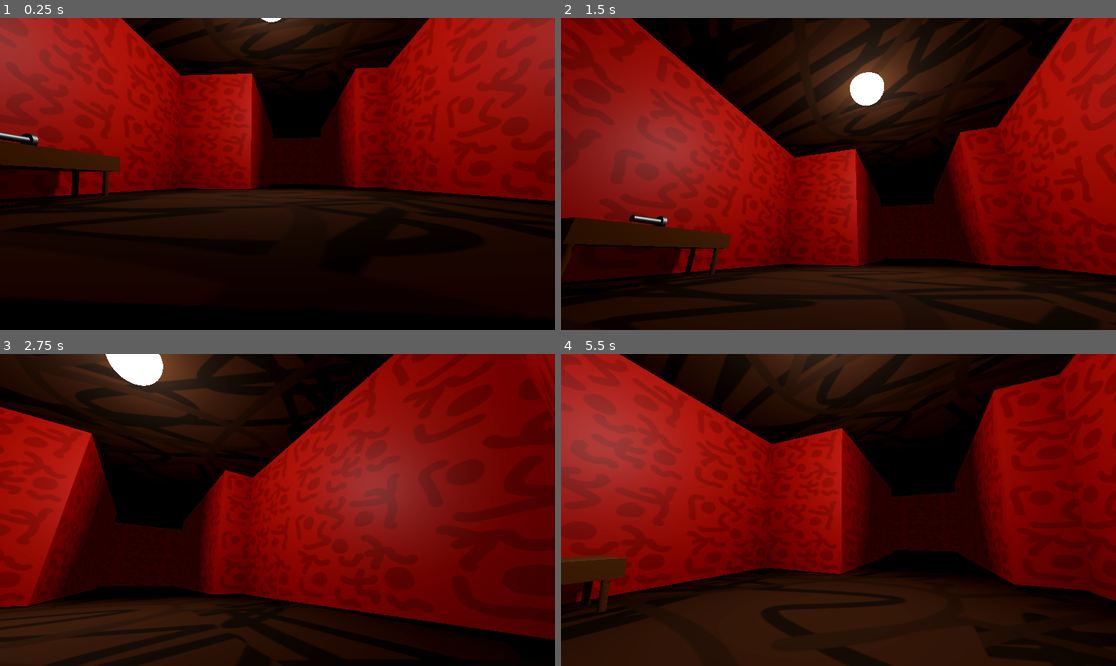
Above: before the commit, frames 1-4 (two rows, left to right).
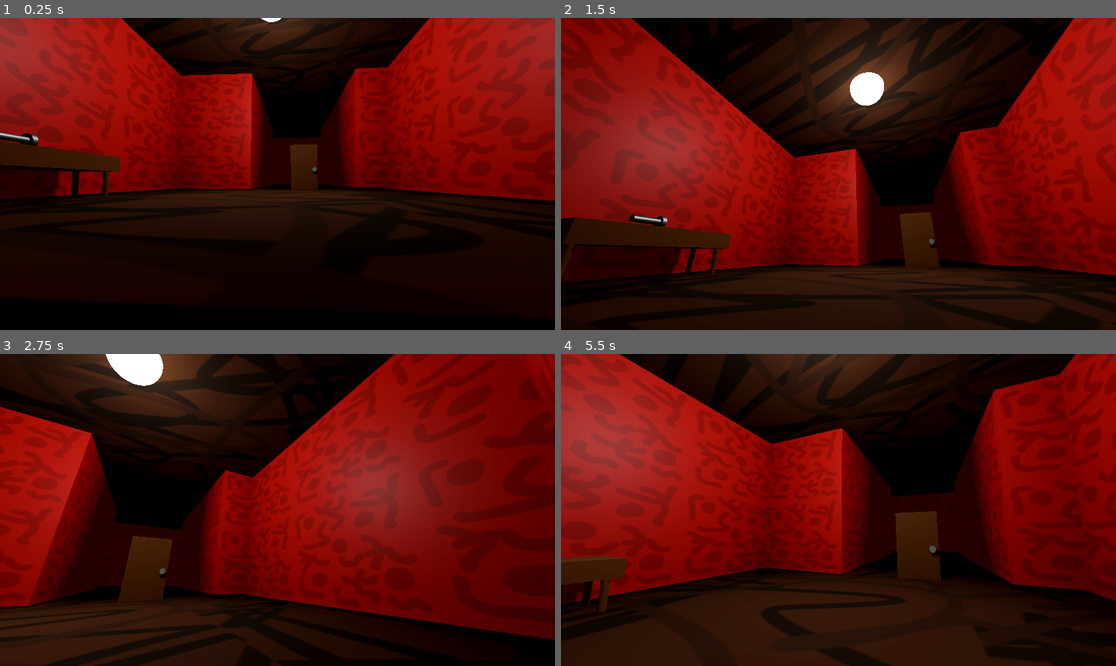
Above: after the commit, the same moments.

Repository: christiannoll/Basic3DGame
Game: Godot game, scene res://Scenes/level.tscn
Two runs of this game, one before a commit and one after it. Both use one fixed random seed, a clock stepped at 60 frames per second and the inputs below.
Inputs (mouse positions are in pixels of both pictures, inside the frame that each line leads up to):
- Up to frame 1 (0.25 s): no input
- Up to frame 2 (1.5 s): move the mouse to (866, 174) at 0.52 s; hold W (forward) from 0.53 s (still down); tap E (interact) at 0.6 s; tap Space (jump) at 0.77 s; move the mouse to (810, 174) at 1.27 s; tap F (flashlight) at 1.35 s
- Up to frame 3 (2.75 s): keep holding W (forward); tap Space (jump) at 1.52 s; tap E (interact) at 1.55, 2.1 s; move the mouse to (288, 503) at 2.02 s
- Up to frame 4 (5.5 s): keep holding W (forward); move the mouse to (832, 516) at 2.77 s; tap Shift (sprint) at 2.85 s; tap Space (jump) at 3.02, 3.77, 4.52 s; tap E (interact) at 3.05, 3.6, 4.55, 5.1 s; move the mouse to (877, 513) at 3.52 s; move the mouse to (794, 506) at 4.27 s; tap F (flashlight) at 4.35 s; move the mouse to (844, 510) at 5.02 s

The runs differ from the first frame. In frame 1, 0.5% of the frame differs, in the area x 52-58%, y 40-55%; in frame 2, 0.7%; in frame 3, 1.2%; in frame 4, 1.5%, in the area x 60-70%, y 50-73%.

Commit message:
Added door scene to level scene

Diff:
--- a/Scenes/level.tscn
+++ b/Scenes/level.tscn
@@ -5,6 +5,7 @@
 [ext_resource type="Material" uid="uid://bnxvyht4twwum" path="res://Materials/wall.tres" id="2_6phgx"]
 [ext_resource type="Material" uid="uid://dxvaw0qc8u2rd" path="res://Materials/floor.tres" id="2_81xng"]
 [ext_resource type="Material" uid="uid://b08vp6u07xqro" path="res://Materials/wall2.tres" id="4_wqkje"]
+[ext_resource type="PackedScene" uid="uid://7hbvoevlg62r" path="res://Scenes/door.tscn" id="5_qxfql"]
 [ext_resource type="PackedScene" uid="uid://hpfjta44rurm" path="res://Scenes/light.tscn" id="6_0f350"]
 [ext_resource type="PackedScene" uid="uid://bjl3jv6rvfu2h" path="res://Scenes/table.tscn" id="7_8c0lf"]
 [ext_resource type="PackedScene" uid="uid://doiinythr3dgv" path="res://Scenes/flashlight.tscn" id="8_754fn"]
@@ -284,6 +285,9 @@
 material_override = ExtResource("2_6phgx")
 mesh = SubResource("BoxMesh_tumq0")
 
+[node name="Door" parent="floors_and_walls" unique_id=1436056146 instance=ExtResource("5_qxfql")]
+transform = Transform3D(1.1725936, 0, 0, 0, 1.241059, 0, 0, 0, 1, -4.9573717, 1.382452, -24.326761)
+
 [node name="Player" parent="." unique_id=1211612180 instance=ExtResource("1_tumq0")]
 transform = Transform3D(0.005305818, 0, -0.99998593, 0, 1, 0, 0.99998593, 0, 0.005305818, -5.9862366, 1.5, -30.29963)
 
--- a/Scripts/door.gd
+++ b/Scripts/door.gd
@@ -8,8 +8,8 @@
 		interactable = false
 		opened = !opened
 		if opened == false:
+			$AnimationPlayer.play("close")
+		else:
 			$AnimationPlayer.play("open")
-		else:
-			$AnimationPlayer.play("close")
 		await get_tree().create_timer(1.0, false).timeout
 		interactable = true
